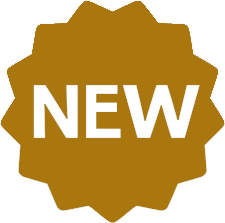
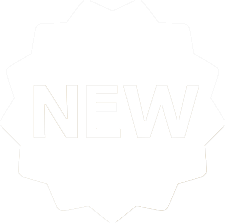
Revision of a layered (225, 223) image; what changed, layer by layer:
painted on "Warstwa 1" over [0,0,225,223]
